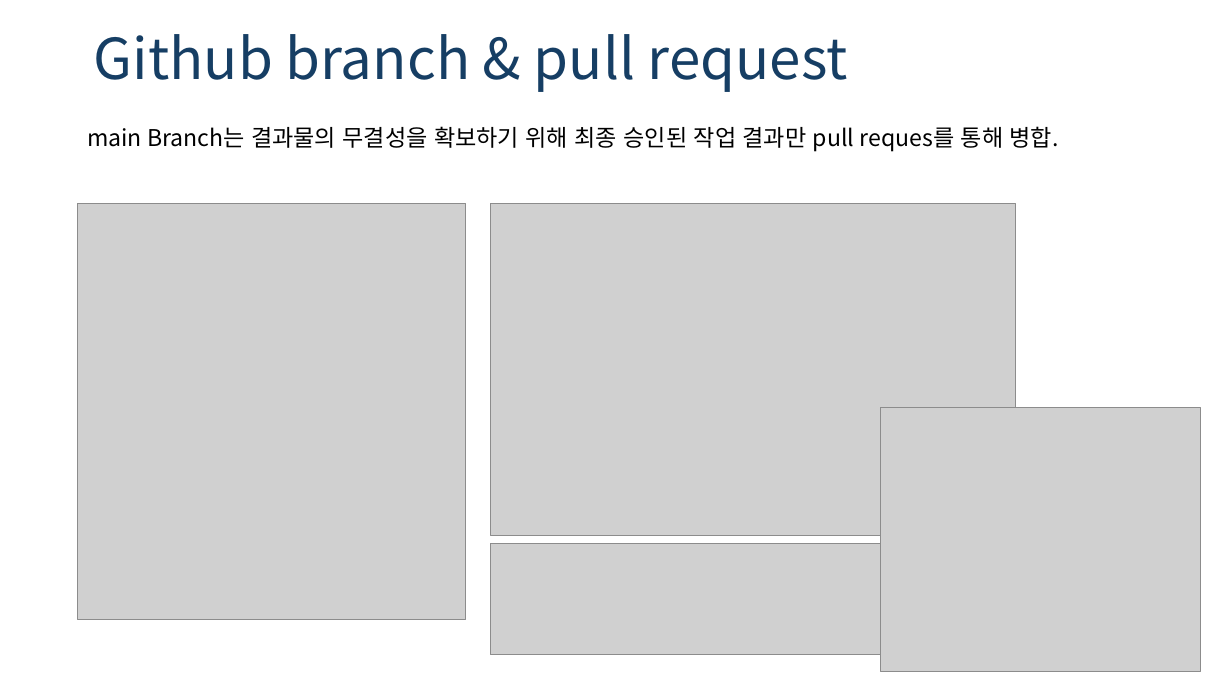
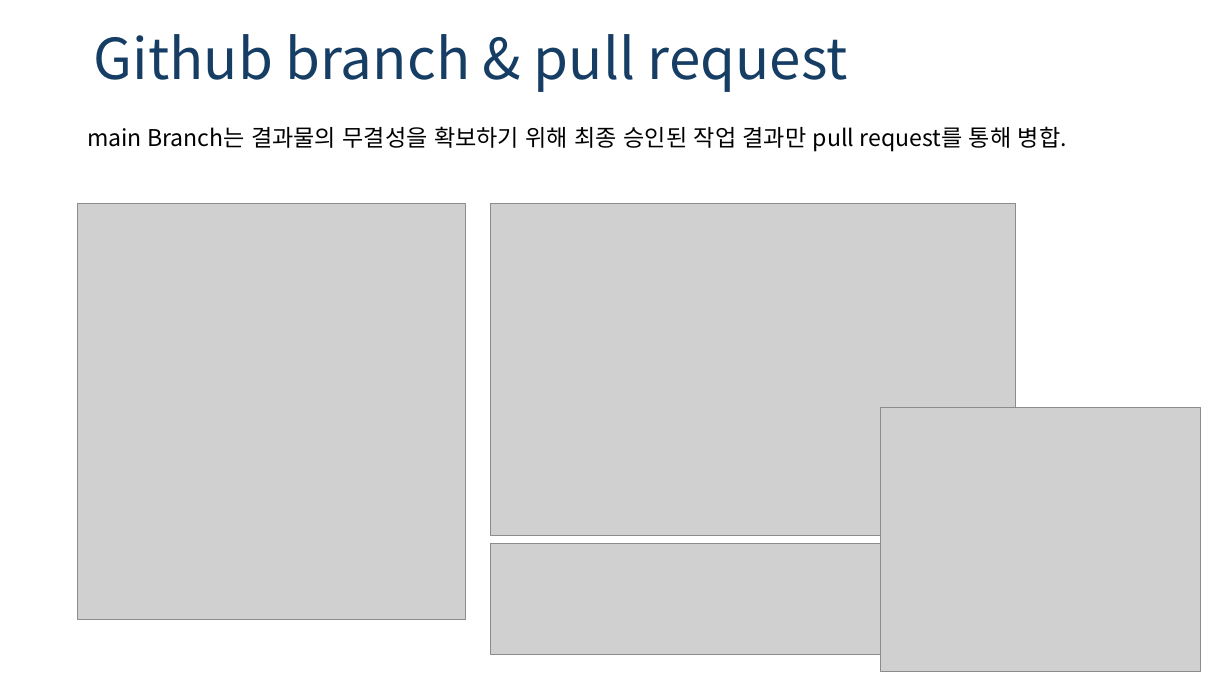
Before and after one commit to haru2014/pet_walk_t01, a slide deck: slide 13 of petwalk_team_building.pptx (slide 12 before the commit). Drawn at 1232x693 pixels with LibreOffice and Linux fonts; fonts in the diff are those of the drawing; grey boxes stand for pictures. Boxes give left, top, right and bottom in pixels: in the first picture for what was removed or moved away, otherwise in the second. Text is boxed around its words. In the diff, an @@ line names an element or a change of style, - is before the commit and + after.

```diff
--- a/petwalk_team_building.pptx
+++ b/petwalk_team_building.pptx
@@ text at box(87, 126, 1067, 151): text changed @@
-main Branch는 결과물의 무결성을 확보하기 위해 최종 승인된 작업 결과만 pull reques를 통해 병합.
+main Branch는 결과물의 무결성을 확보하기 위해 최종 승인된 작업 결과만 pull request를 통해 병합.
```
Also in this commit, not shown: 1 other slide changed, 1 slide added, 16 other files.
